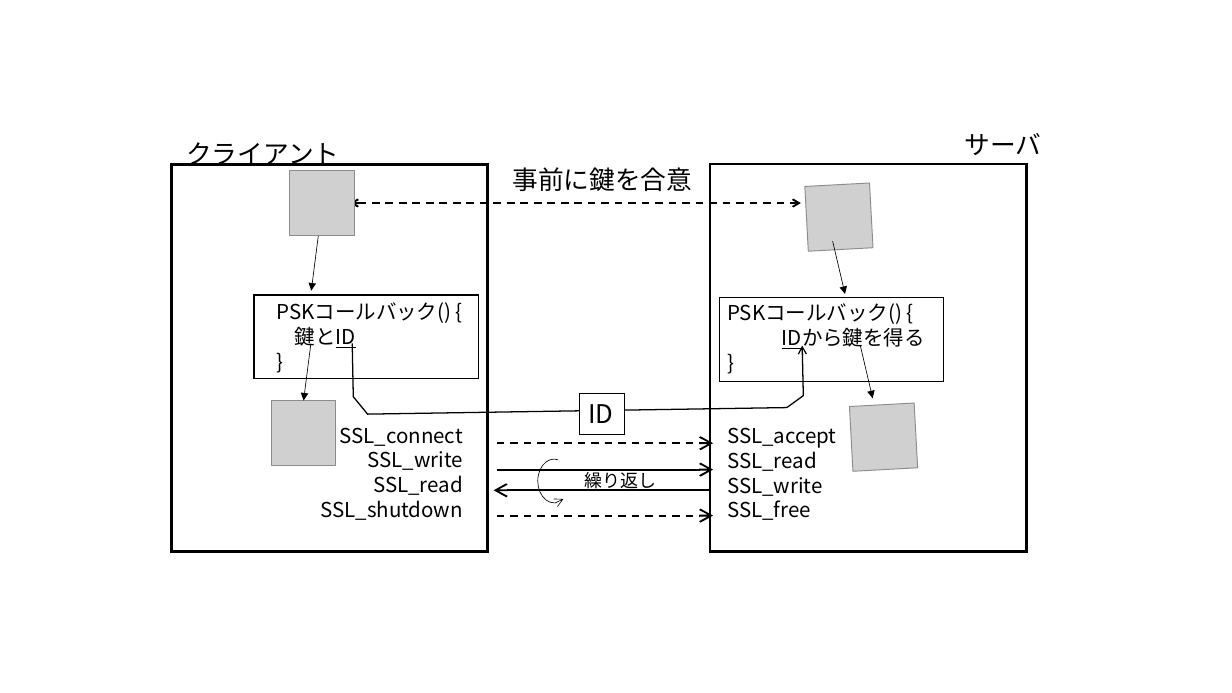
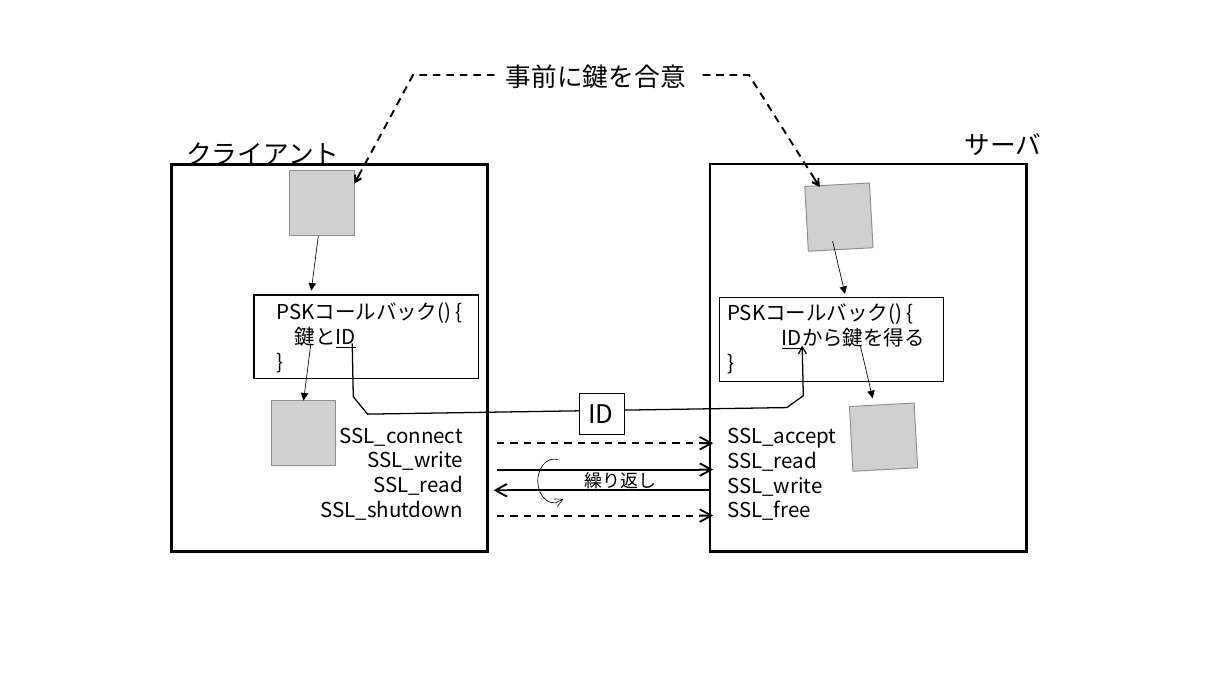
Before and after one commit to kojo1/TLSbook-en, a slide deck: slide 4 of Part2.Programming/Chapter6.TLSProtocol/Chapter6.Fig.pptx. Drawn at 1232x693 pixels with LibreOffice and Linux fonts; fonts in the diff are those of the drawing; grey boxes stand for pictures. Boxes give left, top, right and bottom in pixels: in the first picture for what was removed or moved away, otherwise in the second. Text is boxed around its words. In the diff, an @@ line names an element or a change of style, - is before the commit and + after.

```diff
--- a/Part2.Programming/Chapter6.TLSProtocol/Chapter6.Fig.pptx
+++ b/Part2.Programming/Chapter6.TLSProtocol/Chapter6.Fig.pptx
@@ text "事前に鍵を合意": place and size @@
-text "事前に鍵を合意" at (512,167,692,191)
+text "事前に鍵を合意" at (506,64,686,88)
@@ freeform shape added at (355,75,821,187), outline #000000 1.5 pt dashed @@
@@ double arrow removed from (350, 203) to (801, 203) @@
```
Also in this commit, not shown: 1 other slide changed, 3 other files.
